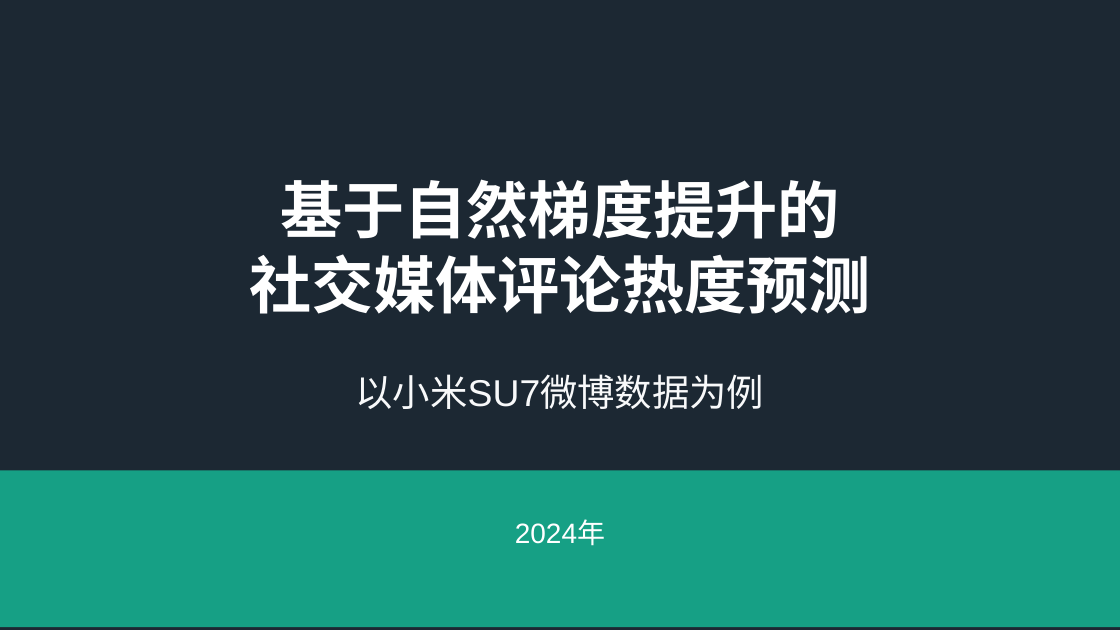
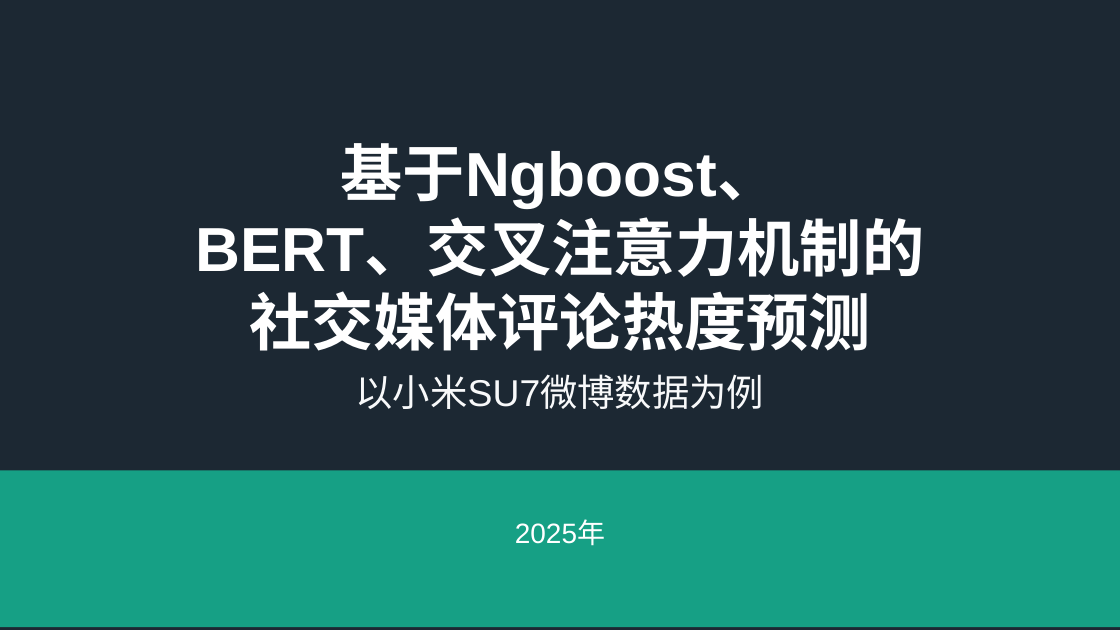
Before and after one commit to LJK666666666/LLM_SU7, a slide deck: slide 1 of presentation/presentation.pptx. Drawn at 1120x630 pixels with LibreOffice and Linux fonts; fonts in the diff are those of the drawing. Boxes give left, top, right and bottom in pixels: in the first picture for what was removed or moved away, otherwise in the second. Text is boxed around its words. In the diff, an @@ line names an element or a change of style, - is before the commit and + after.

```diff
--- a/presentation/presentation.pptx
+++ b/presentation/presentation.pptx
@@ text at (x1=196, y1=143, x2=925, y2=277): text changed @@
-基于自然梯度提升的
+基于Ngboost、
+BERT、交叉注意力机制的
@@ text at (x1=515, y1=521, x2=605, y2=546): text changed @@
-2024年
+2025年
```
Also in this commit, not shown: 7 other slides changed, 6 slides added, 3 other files.
